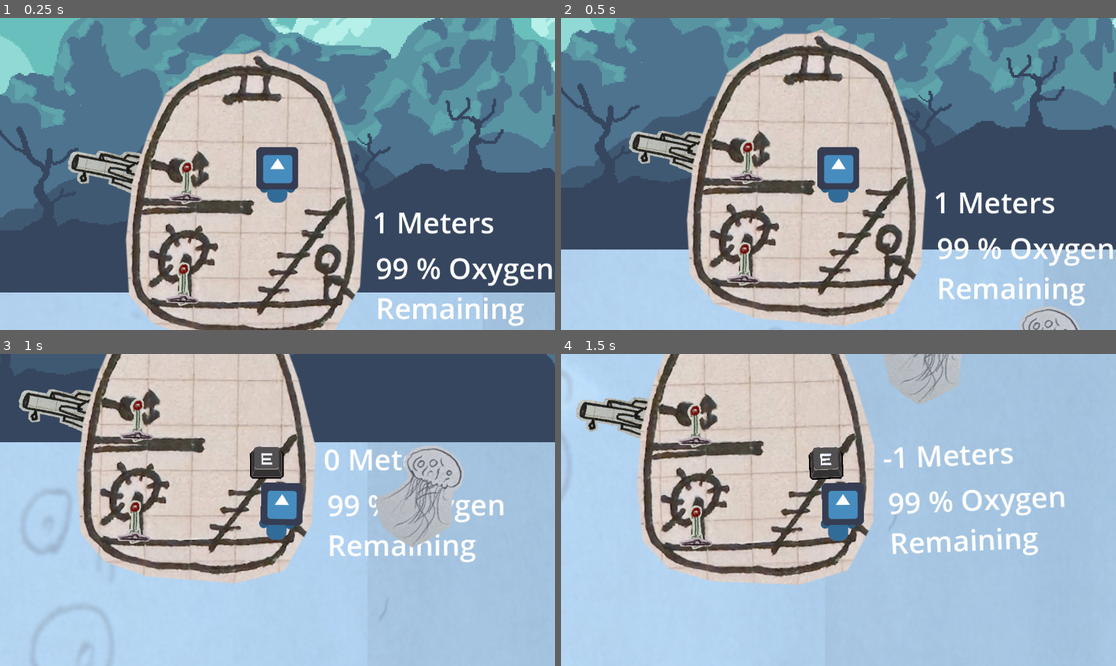
Above: before the commit, frames 1-4 (two rows, left to right).
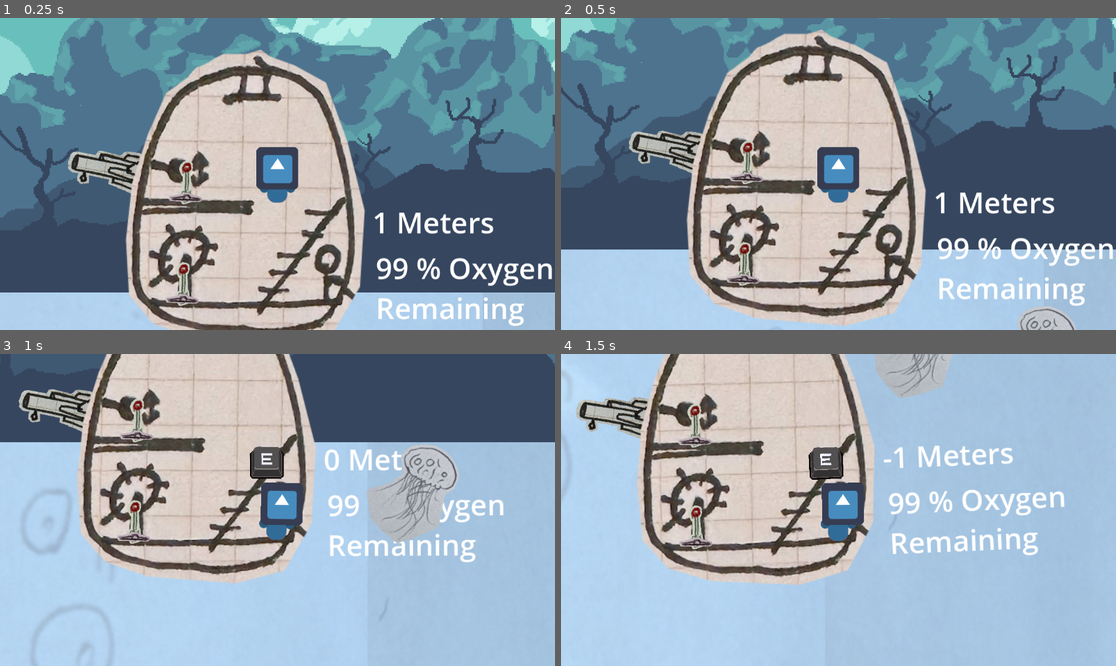
Above: after the commit, the same moments.

Repository: calzila/GGJ_2025
Game: Godot game, scene res://Overworld.tscn
The game is run twice, just before and just after one commit, with the same random seed, the same clock (stepped at 60 frames per second) and the same inputs. The engine's default icon, where the game draws it, is replaced by a stand-in: a white triangle on a blue panel in a dark square.
Inputs:
- Up to frame 1 (0.25 s): no input
- Up to frame 2 (0.5 s): no input
- Up to frame 3 (1 s): tap Enter (ui_accept) at 0.5, 0.77 s; hold D (move_right) from 0.53 s (still down); tap E (Grab) at 0.6 s
- Up to frame 4 (1.5 s): keep holding D (move_right); tap E (Grab) at 1.35 s

Frame 1 is identical in both runs. In frame 2, 0.3% of the frame differs, in the area x 82-94%, y 92-100%; in frame 3, 1.8%, in the area x 66-84%, y 28-63%; in frame 4, 0.9%.
Error in both runs: Invalid assignment of property or key 'playerIsHolding' with value of type 'bool' on a base object of type 'Nil'. (res://grabber.gd:46)

Commit message:
Moving the collision of the fish-Jellyfish

Diff:
--- a/Fish.tscn
+++ b/Fish.tscn
@@ -4,7 +4,7 @@
 [ext_resource type="Texture2D" uid="uid://bacqxrwdj62pq" path="res://Jellyfish.png" id="2_p5lxc"]
 
 [sub_resource type="CircleShape2D" id="CircleShape2D_ywspf"]
-radius = 73.71
+radius = 60.0
 
 [node name="FishBody" type="RigidBody2D"]
 gravity_scale = 0.0
@@ -15,6 +15,7 @@
 texture = ExtResource("2_p5lxc")
 
 [node name="CollisionShape2D" type="CollisionShape2D" parent="."]
+position = Vector2(0, -37)
 shape = SubResource("CircleShape2D_ywspf")
 
 [node name="SwimTimer" type="Timer" parent="."]
